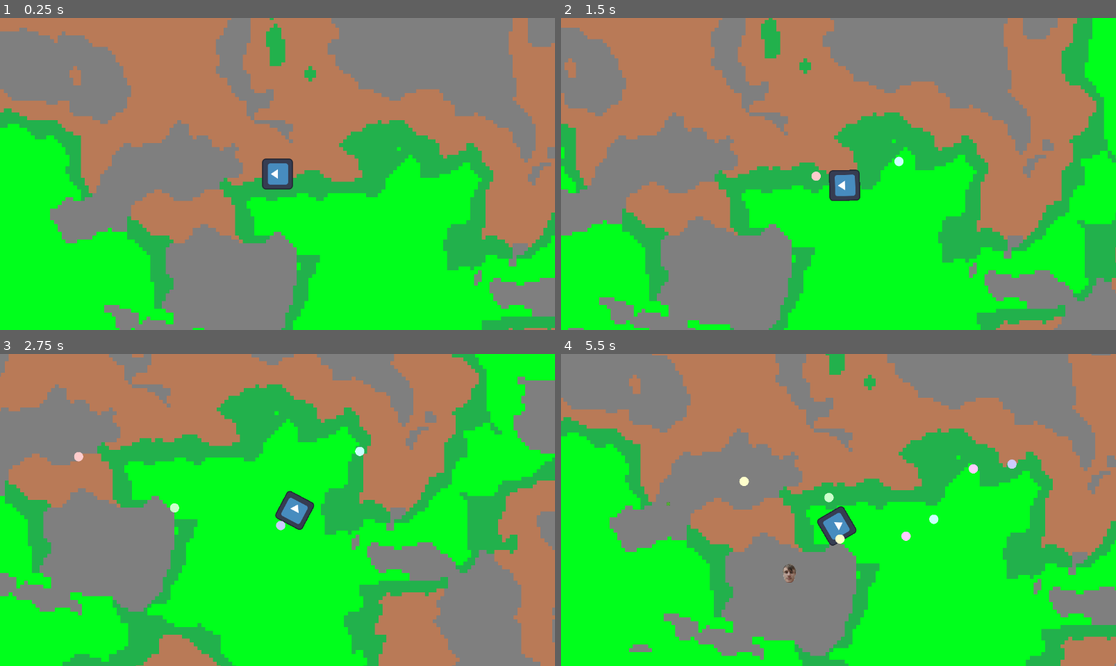
Above: before the commit, frames 1-4 (two rows, left to right).
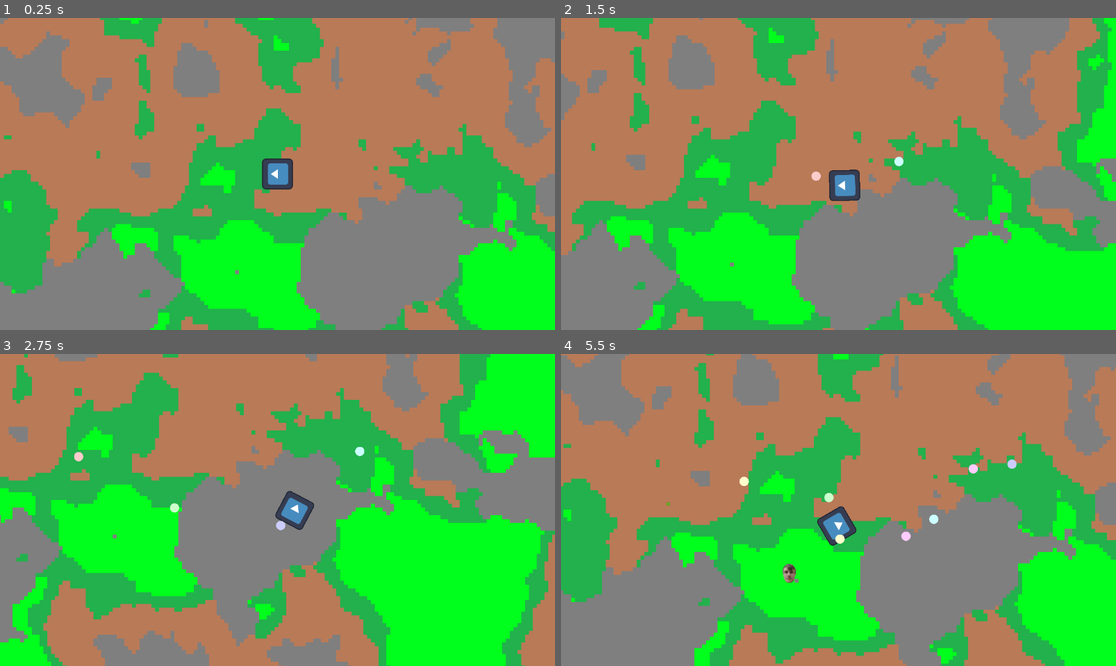
Above: after the commit, the same moments.

Repository: laniro/Birminghack26
Game: Godot game, scene res://Scenes/game.tscn
The game is run twice, just before and just after one commit, with the same random seed, the same clock (stepped at 60 frames per second) and the same inputs. The engine's default icon, where the game draws it, is replaced by a stand-in: a white triangle on a blue panel in a dark square.
Inputs (mouse positions are in pixels of both pictures, inside the frame that each line leads up to):
- Up to frame 1 (0.25 s): no input
- Up to frame 2 (1.5 s): move the mouse to (960, 158) at 0.52 s; hold D (moveRight) 0.53-1.28 s; tap E (summon) at 0.6 s; move the mouse to (727, 189) at 1.27 s; hold S (moveDown) from 1.28 s (still down); click (727, 189) at 1.35 s
- Up to frame 3 (2.75 s): tap E (summon) at 1.55, 2.1 s; move the mouse to (333, 441) at 2.02 s; release S (moveDown) at 2.03 s; hold D (moveRight) from 2.03 s (still down)
- Up to frame 4 (5.5 s): move the mouse to (810, 572) at 2.77 s; release D (moveRight) at 2.78 s; hold W (moveUp) 2.78-3.53 s; tap E (summon) at 2.85, 3.8, 4.35, 5.1 s; move the mouse to (1005, 556) at 3.52 s; hold A (moveLeft) 3.53-5.03 s; click (1005, 556) at 3.6 s; move the mouse to (672, 463) at 4.27 s; move the mouse to (866, 510) at 5.02 s; hold S (moveDown) from 5.03 s (still down)

The runs differ from the first frame. In frame 1, 71% of the frame differs, in the area x 0-100%, y 0-100%; in frame 2, 70%; in frame 3, 74%; in frame 4, 73%.

Commit message:
enemies now rarely drop magnets that pull xp to the player

Diff:
--- a/birminghack/Scenes/ExperienceOrb.tscn
+++ b/birminghack/Scenes/ExperienceOrb.tscn
@@ -90,7 +90,10 @@
 "speed": 10.0
 }]
 
-[node name="ExperienceOrb" type="Node2D" unique_id=1382752172]
+[sub_resource type="CircleShape2D" id="CircleShape2D_et3x6"]
+radius = 8.0
+
+[node name="ExperienceOrb" type="Area2D" unique_id=1474659147]
 script = ExtResource("1_et3x6")
 
 [node name="AnimatedSprite2D" type="AnimatedSprite2D" parent="." unique_id=1628973560]
@@ -98,3 +101,8 @@
 sprite_frames = SubResource("SpriteFrames_e7m4r")
 autoplay = "default"
 frame_progress = 0.16829637
+
+[node name="CollisionShape2D" type="CollisionShape2D" parent="." unique_id=724215946]
+shape = SubResource("CircleShape2D_et3x6")
+
+[connection signal="area_entered" from="." to="." method="_on_area_entered"]
--- /dev/null
+++ b/birminghack/Scenes/Magnet.tscn
@@ -0,0 +1,109 @@
+[gd_scene format=3 uid="uid://by5hb87outdf3"]
+
+[ext_resource type="Script" uid="uid://cb0smir2svm1x" path="res://Scripts/magnet.gd" id="1_p8y1d"]
+[ext_resource type="Texture2D" uid="uid://i4f5g82at5h6" path="res://Graphics/Experience orb/frame_0001.png" id="2_kd31t"]
+[ext_resource type="Texture2D" uid="uid://bjrjxmq0680fg" path="res://Graphics/Experience orb/frame_0002.png" id="3_vuq4f"]
+[ext_resource type="Texture2D" uid="uid://f87m6g5lhbkw" path="res://Graphics/Experience orb/frame_0003.png" id="4_5lvn6"]
+[ext_resource type="Texture2D" uid="uid://i84wyrqekbcu" path="res://Graphics/Experience orb/frame_0004.png" id="5_oxwt5"]
+[ext_resource type="Texture2D" uid="uid://c6bsxcuwigov4" path="res://Graphics/Experience orb/frame_0005.png" id="6_4k7mn"]
+[ext_resource type="Texture2D" uid="uid://bn1528px8pj0q" path="res://Graphics/Experience orb/frame_0006.png" id="7_e0617"]
+[ext_resource type="Texture2D" uid="uid://cv5dabvjv0m8b" path="res://Graphics/Experience orb/frame_0007.png" id="8_l2r61"]
+[ext_resource type="Texture2D" uid="uid://bt7em5mss6pma" path="res://Graphics/Experience orb/frame_0008.png" id="9_nqdme"]
+[ext_resource type="Texture2D" uid="uid://lpkb0phgjjvk" path="res://Graphics/Experience orb/frame_0009.png" id="10_vu3c6"]
+[ext_resource type="Texture2D" uid="uid://ci8usr17pryyj" path="res://Graphics/Experience orb/frame_0010.png" id="11_rk8qj"]
+[ext_resource type="Texture2D" uid="uid://dtcjkwcn0ihs7" path="res://Graphics/Experience orb/frame_0011.png" id="12_1bdht"]
+[ext_resource type="Texture2D" uid="uid://bcaue4nyie22s" path="res://Graphics/Experience orb/frame_0012.png" id="13_m72br"]
+[ext_resource type="Texture2D" uid="uid://cu2mjhpurswhi" path="res://Graphics/Experience orb/frame_0013.png" id="14_47swg"]
+[ext_resource type="Texture2D" uid="uid://cyr45j0jpedc6" path="res://Graphics/Experience orb/frame_0014.png" id="15_nuk1m"]
+[ext_resource type="Texture2D" uid="uid://bpcapwhluwt2r" path="res://Graphics/Experience orb/frame_0015.png" id="16_e2c33"]
+[ext_resource type="Texture2D" uid="uid://nsccoxc52aed" path="res://Graphics/Experience orb/frame_0016.png" id="17_owwht"]
+[ext_resource type="Texture2D" uid="uid://d10xa4etjo1u2" path="res://Graphics/Experience orb/frame_0017.png" id="18_vy24f"]
+[ext_resource type="Texture2D" uid="uid://dmkayu8kswwf4" path="res://Graphics/Experience orb/frame_0018.png" id="19_cu0xk"]
+[ext_resource type="Texture2D" uid="uid://f5va7w1k6t7n" path="res://Graphics/Experience orb/frame_0019.png" id="20_5xtic"]
+[ext_resource type="Texture2D" uid="uid://bye670h3vpcf0" path="res://Graphics/Experience orb/frame_0020.png" id="21_2nybd"]
+
+[sub_resource type="SpriteFrames" id="SpriteFrames_e7m4r"]
+animations = [{
+"frames": [{
+"duration": 1.0,
+"texture": ExtResource("2_kd31t")
+}, {
+"duration": 1.0,
+"texture": ExtResource("3_vuq4f")
+}, {
+"duration": 1.0,
+"texture": ExtResource("4_5lvn6")
+}, {
+"duration": 1.0,
+"texture": ExtResource("5_oxwt5")
+}, {
+"duration": 1.0,
+"texture": ExtResource("6_4k7mn")
+}, {
+"duration": 1.0,
+"texture": ExtResource("7_e0617")
+}, {
+"duration": 1.0,
+"texture": ExtResource("8_l2r61")
+}, {
+"duration": 1.0,
+"texture": ExtResource("9_nqdme")
+}, {
+"duration": 1.0,
+"texture": ExtResource("10_vu3c6")
+}, {
+"duration": 1.0,
+"texture": ExtResource("11_rk8qj")
+}, {
+"duration": 1.0,
+"texture": ExtResource("12_1bdht")
+}, {
+"duration": 1.0,
+"texture": ExtResource("13_m72br")
+}, {
+"duration": 1.0,
+"texture": ExtResource("14_47swg")
+}, {
+"duration": 1.0,
+"texture": ExtResource("15_nuk1m")
+}, {
+"duration": 1.0,
+"texture": ExtResource("16_e2c33")
+}, {
+"duration": 1.0,
+"texture": ExtResource("17_owwht")
+}, {
+"duration": 1.0,
+"texture": ExtResource("18_vy24f")
+}, {
+"duration": 1.0,
+"texture": ExtResource("19_cu0xk")
+}, {
+"duration": 1.0,
+"texture": ExtResource("20_5xtic")
+}, {
+"duration": 1.0,
+"texture": ExtResource("21_2nybd")
+}],
+"loop": true,
+"name": &"default",
+"speed": 10.0
+}]
+
+[sub_resource type="CircleShape2D" id="CircleShape2D_et3x6"]
+radius = 8.0
+
+[node name="Magnet" type="Area2D" unique_id=1474659147]
+scale = Vector2(4, 4)
+script = ExtResource("1_p8y1d")
+
+[node name="AnimatedSprite2D" type="AnimatedSprite2D" parent="." unique_id=1628973560]
+scale = Vector2(0.1, 0.1)
+sprite_frames = SubResource("SpriteFrames_e7m4r")
+autoplay = "default"
+frame_progress = 0.16829637
+
+[node name="CollisionShape2D" type="CollisionShape2D" parent="." unique_id=724215946]
+shape = SubResource("CircleShape2D_et3x6")
+
+[connection signal="area_entered" from="." to="." method="_on_area_entered"]
--- a/birminghack/Scenes/game.tscn
+++ b/birminghack/Scenes/game.tscn
@@ -17,7 +17,6 @@
 
 [node name="Game" type="Node2D" unique_id=388217617]
 script = ExtResource("1_3dryh")
-enemy_distance = 1500
 
 [node name="Player" parent="." unique_id=409008626 instance=ExtResource("1_ebmjs")]
 
@@ -40,12 +39,14 @@
 tile_set = SubResource("TileSet_1l0tm")
 script = ExtResource("4_3dryh")
 
-[node name="TileMapLayer" type="TileMapLayer" parent="." unique_id=1600962164]
+[node name="TileMapLayer2" type="TileMapLayer" parent="." unique_id=502556556]
 z_index = -1
 tile_set = SubResource("TileSet_1l0tm")
 script = ExtResource("4_3dryh")
 
 [node name="Bullets" type="Node" parent="." unique_id=1223986288]
 
+[node name="XP" type="Node" parent="." unique_id=1518550699]
+
 [connection signal="shoot" from="Player" to="." method="_on_player_shoot"]
 [connection signal="timeout" from="Timer" to="." method="_on_timer_timeout"]
--- a/birminghack/Scripts/enemies.gd
+++ b/birminghack/Scripts/enemies.gd
@@ -8,6 +8,8 @@
 signal collision(dmg, isTrue)
 
 var xp_scene: PackedScene = load("res://Scenes/ExperienceOrb.tscn")
+var magnet_scene: PackedScene = load("res://Scenes/Magnet.tscn")
+@export var magnet_chance: int = 100
 
 # Called when the node enters the scene tree for the first time.
 func _ready() -> void:
@@ -24,17 +26,20 @@
 	position += velocity
 
 func summonXP() -> void:
-	var xp = xp_scene.instantiate()
-	get_tree().current_scene.add_child(xp)
-	xp.initiate(self)
+	var rng := RandomNumberGenerator.new()
+	if rng.randi_range(1,magnet_chance) == 1:
+		var magnet = magnet_scene.instantiate()
+		get_node("/root/Game").add_child(magnet)
+		magnet.initiate(self)
+	else:
+		var xp = xp_scene.instantiate()
+		get_node("/root/Game/XP").add_child(xp)
+		xp.initiate(self)
 
 func kill():
 	summonXP()
 	queue_free()
 
-
-
-
 func _on_area_entered(area: Area2D) -> void:
 	collision.emit()
 	queue_free()
--- a/birminghack/Scripts/experience_orb.gd
+++ b/birminghack/Scripts/experience_orb.gd
@@ -1,8 +1,11 @@
 extends Node2D
 
 var value
+var speed = 0
+var player;
 # Called when the node enters the scene tree for the first time.
 func _ready() -> void:
+	player = get_node("/root/Game/Player")
 	value = randf()*4
 
 func initiate(parent):
@@ -10,7 +13,10 @@
 
 # Called every frame. 'delta' is the elapsed time since the previous frame.
 func _process(delta: float) -> void:
-	var player = get_node("/root/Game/Player")
-	if position.distance_to(player.position) < 50:
-		player.gainExp(value)
-		queue_free()
+	var velocity = (player.position - position).normalized()
+	position += velocity * speed * delta
+
+
+func _on_area_entered(area: Area2D) -> void:
+	player.gainExp(value)
+	queue_free()
--- /dev/null
+++ b/birminghack/Scripts/magnet.gd
@@ -0,0 +1,16 @@
+extends Node2D
+
+var player;
+@export var xp_speed = 500;
+# Called when the node enters the scene tree for the first time.
+func _ready() -> void:
+	player = get_node("/root/Game/Player")
+
+func initiate(parent):
+	position = parent.position
+
+
+func _on_area_entered(area: Area2D) -> void:
+	for xp_orb in get_node("/root/Game/XP").get_children():
+		xp_orb.speed = xp_speed;
+	queue_free()
--- /dev/null
+++ b/birminghack/magnet.gd
@@ -0,0 +1,14 @@
+extends Node2D
+
+var value
+# Called when the node enters the scene tree for the first time.
+
+func initiate(parent):
+	position = parent.position
+
+# Called every frame. 'delta' is the elapsed time since the previous frame.
+func _process(delta: float) -> void:
+	var player = get_node("/root/Game/Player")
+	if position.distance_to(player.position) < 50:
+		player.gainExp(value)
+		queue_free()
Not shown: 1 places in birminghack/Scenes/ExperienceOrb.tscn that only renumber resources
Not shown, added: birminghack/Scripts/magnet.gd.uid
Not shown, added: birminghack/magnet.gd.uid
